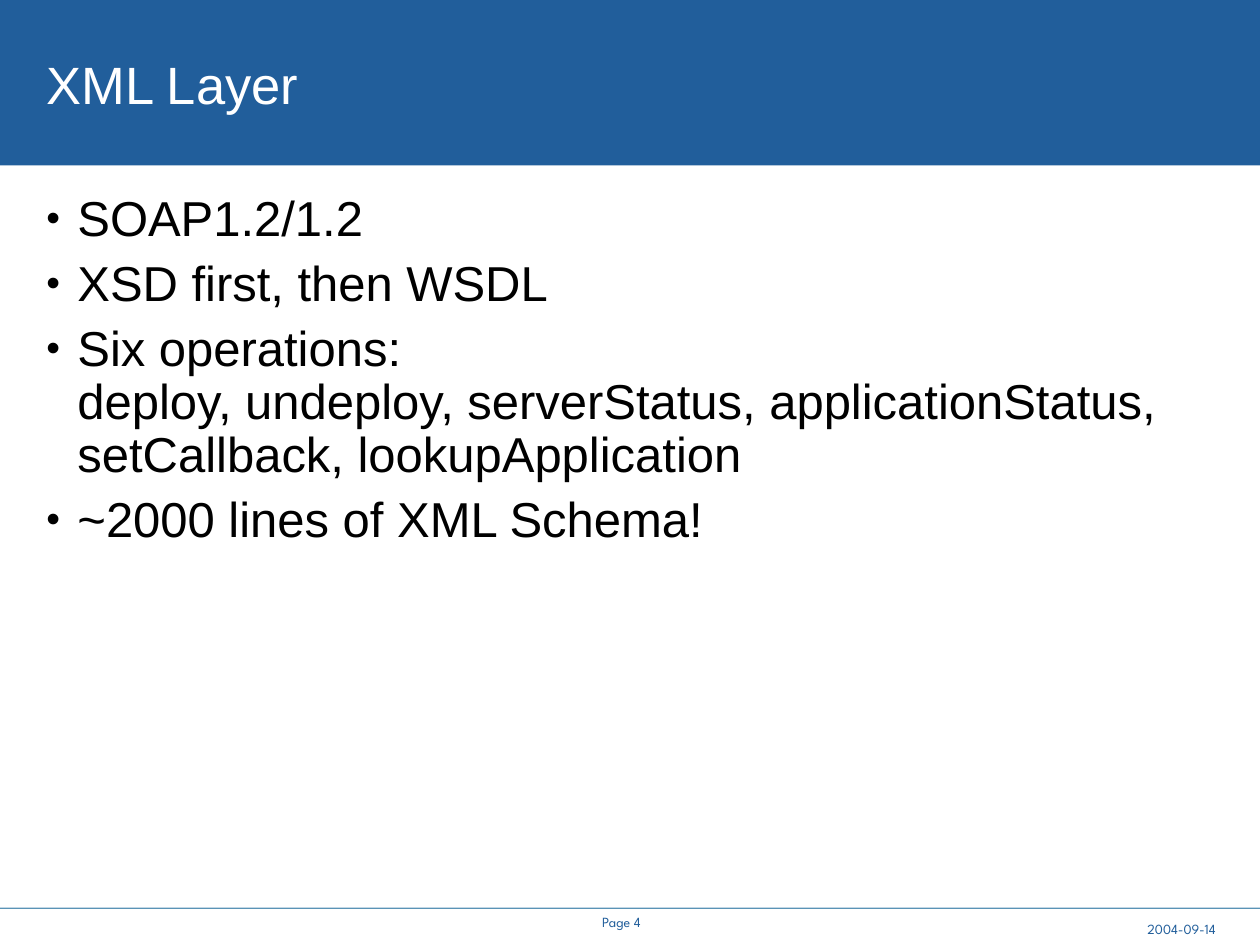
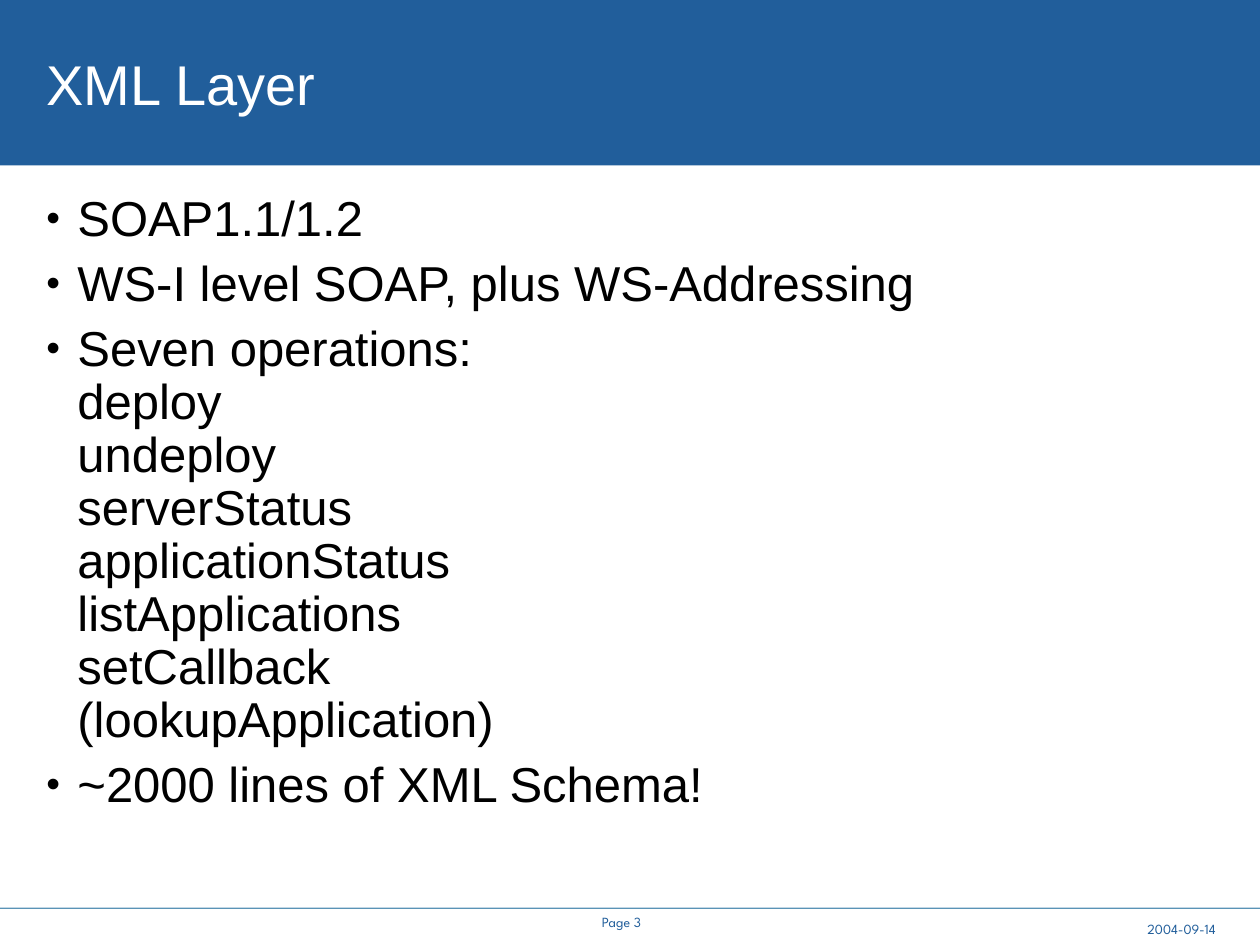
Before and after one commit to steveloughran/smartfrog, a slide deck: slide 3 of core/components/cddlm/doc/A Service API for deployment.ppt (slide 4 before the commit). Drawn at 1260x945 pixels with LibreOffice and Linux fonts; fonts in the diff are those of the drawing; background and template pictures are left out. Boxes give left, top, right and bottom in pixels: in the first picture for what was removed or moved away, otherwise in the second. Text is boxed around its words. In the diff, an @@ line names an element or a change of style, - is before the commit and + after.

Commit message:
Pre demo edition; callbacks are now *working*

```diff
--- a/core/components/cddlm/doc/A Service API for deployment.ppt
+++ b/core/components/cddlm/doc/A Service API for deployment.ppt
@@ title "XML Layer" at box(47, 66, 315, 116): size 30 to 32 pt @@
@@ text at box(77, 200, 914, 747): text changed @@
-• SOAP1.2/1.2
-• XSD first, then WSDL
-• Six operations:
-  deploy, undeploy, serverStatus, applicationStatus, setCallback, lookupApplication
+• SOAP1.1/1.2
+• WS-I level SOAP, plus WS-Addressing
+• Seven operations:
+  deploy
+  undeploy
+  serverStatus
+  applicationStatus
+  listApplications
+  setCallback
+  (lookupApplication)
@@ page number at box(602, 917, 641, 930): text changed @@
-Page 4
+Page 3
```
Also in this commit, not shown: 9 other slides changed, 8 slides added, 19 other files.
